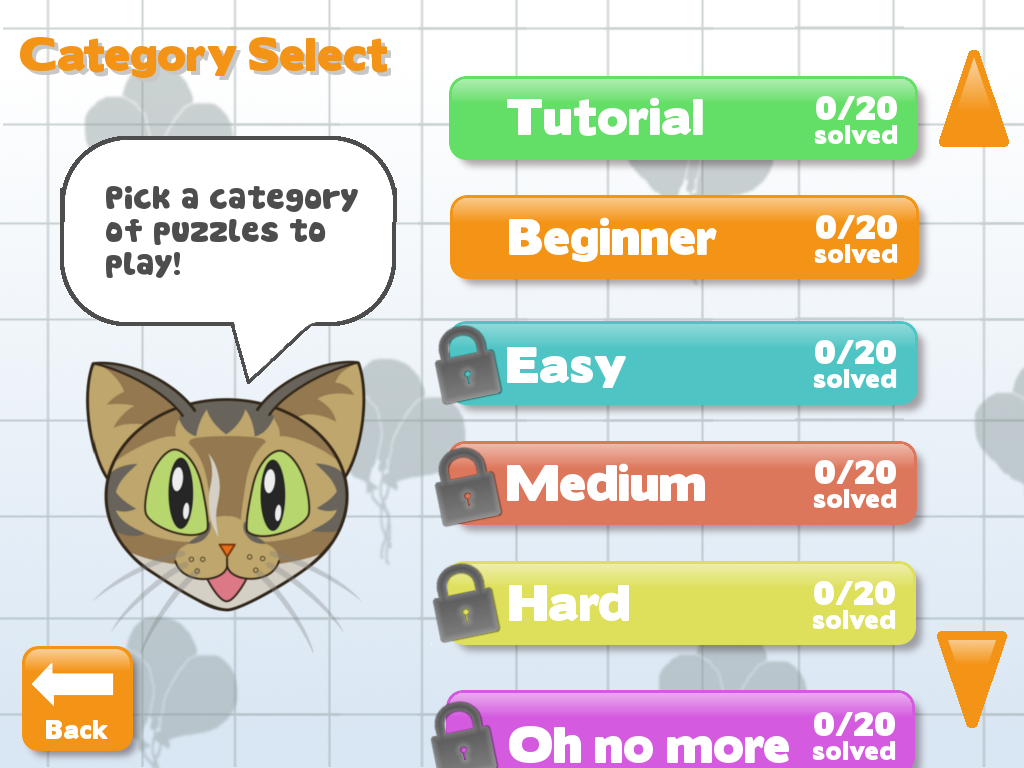
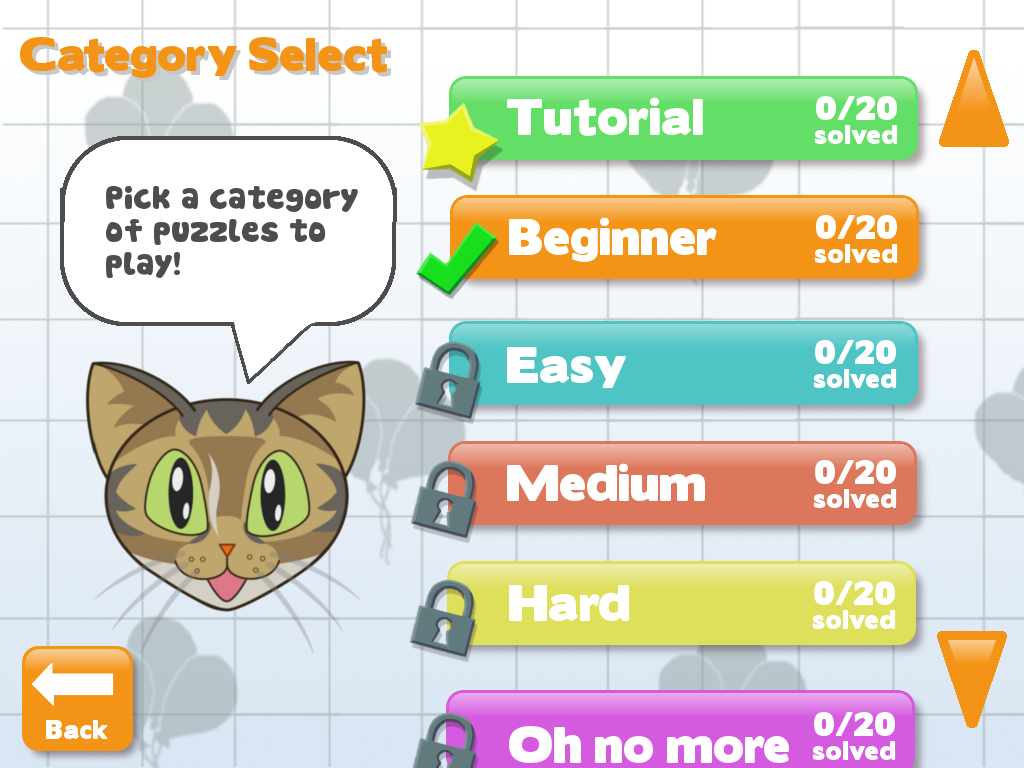
The second 1024×768 image is a revision of the first. Changes to its layers:
painted on "Clipboard #1" over [409, 102, 504, 768]
